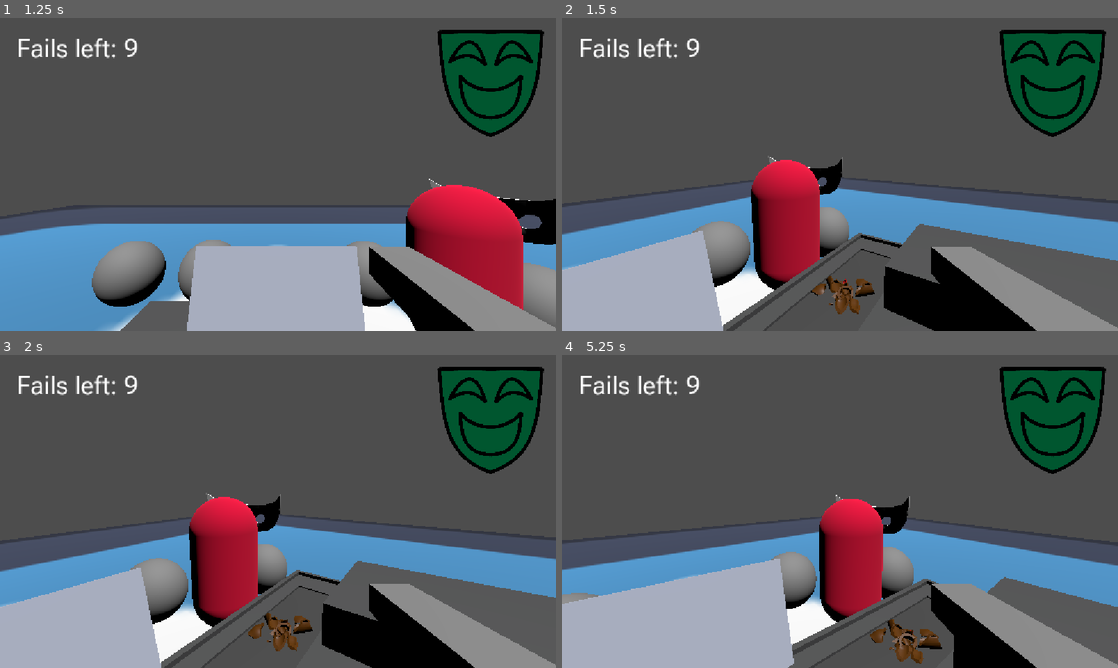
Above: before the commit, frames 1-4 (two rows, left to right).
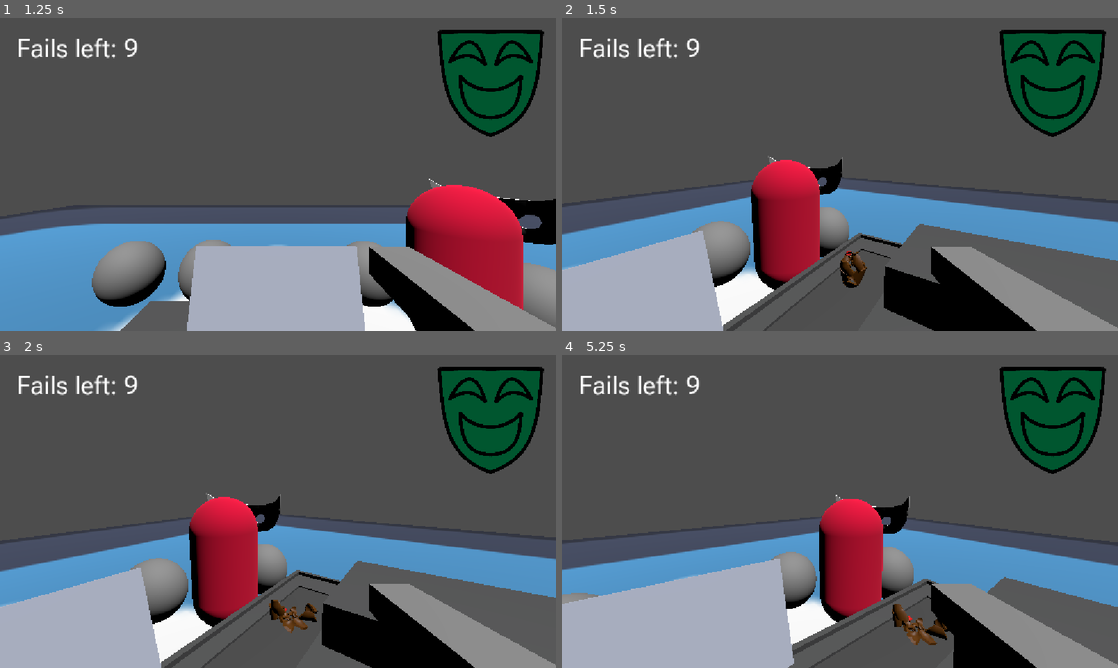
Above: after the commit, the same moments.

Repository: makezig/MaskGame
Game: Godot game, scene res://UI/MainMenu.tscn
Same seed, same stepped clock (60 frames per second), same inputs: the game is played once before the commit and once after it. The engine's default icon, where the game draws it, is replaced by a stand-in: a white triangle on a blue panel in a dark square.
Inputs (mouse positions are in pixels of both pictures, inside the frame that each line leads up to):
- Up to frame 1 (1.25 s): click "Start" at 0.5 s
- Up to frame 2 (1.5 s): tap Enter (ui_accept) at 1.25 s; move the mouse to (867, 174) at 1.27 s; press the mouse at (867, 174) at 1.28 s
- Up to frame 3 (2 s): tap Enter (ui_accept) at 1.52 s
- Up to frame 4 (5.25 s): move the mouse to (812, 511) at 2.02 s; release the mouse at (812, 511) at 2.03 s; tap E (Place) at 2.1, 3.6, 5.1 s; tap Enter (ui_accept) at 2.27, 3.77, 4.25, 4.52, 5 s; move the mouse to (851, 505) at 2.77 s; press the mouse at (851, 505) at 2.78 s; move the mouse to (834, 517) at 3.52 s; release the mouse at (834, 517) at 3.53 s; move the mouse to (878, 514) at 4.27 s; press the mouse at (878, 514) at 4.28 s; move the mouse to (795, 508) at 5.02 s; release the mouse at (795, 508) at 5.03 s

Frame 1 is identical in both runs. In frame 2, 1.0% of the frame differs, in the area x 44-57%, y 74-95%; in frame 3, 0.9%; in frame 4, 1.1%, in the area x 55-70%, y 79-99%.

Commit message:
move area script

Diff:
--- a/mask-game/Scenes/MainLevel.tscn
+++ b/mask-game/Scenes/MainLevel.tscn
@@ -1,8 +1,8 @@
 [gd_scene format=3 uid="uid://bx4gdl8xphuli"]
 
 [ext_resource type="Script" uid="uid://tf7a2weog7fv" path="res://Scenes/MainLevel.gd" id="1_8vsrk"]
-[ext_resource type="PackedScene" path="res://Assets/bottle_pieces_modified.tscn" id="3_c77c4"]
 [ext_resource type="PackedScene" uid="uid://d1suiasio656j" path="res://Scenes/Register_Scene.tscn" id="3_o15vh"]
+[ext_resource type="PackedScene" uid="uid://bhp20jc1btuby" path="res://Assets/bottle_simple_modified.tscn" id="4_o15vh"]
 
 [node name="SceneRoot" type="Node3D" unique_id=612120488 node_paths=PackedStringArray("npc_spawn_point", "item_spawn_point")]
 script = ExtResource("1_8vsrk")
@@ -15,10 +15,10 @@
 [node name="ItemSpawnPoint" type="Node3D" parent="." unique_id=1640993493]
 transform = Transform3D(1, 0, 0, 0, 1, 0, 0, 0, 1, 1.9046297, 0.80581224, -0.88909507)
 
-[node name="BottlePieces" parent="." unique_id=1231257873 instance=ExtResource("3_c77c4")]
-transform = Transform3D(1, 0, 0, 0, 1, 0, 0, 0, 1, 1.3607218, 0.89297104, -0.8807964)
-
 [node name="RegisterNode" parent="." unique_id=152637685 instance=ExtResource("3_o15vh")]
 transform = Transform3D(-3.5, 0, -3.059797e-07, 0, 3.5, 0, 3.059797e-07, 0, -3.5, -0.57808566, 0, -0.9435642)
 
+[node name="BottleSimple" parent="." unique_id=1327773172 groups=["pickable"] instance=ExtResource("4_o15vh")]
+transform = Transform3D(1, 0, 0, 0, 1, 0, 0, 0, 1, 1.5481131, 0.8953427, -0.9221957)
+
 [editable path="RegisterNode"]
--- a/mask-game/Scenes/Register_Scene.tscn
+++ b/mask-game/Scenes/Register_Scene.tscn
@@ -1,6 +1,7 @@
 [gd_scene format=3 uid="uid://d1suiasio656j"]
 
 [ext_resource type="PackedScene" uid="uid://delv4jwkbhml6" path="res://Assets/Register.fbx" id="1_opqah"]
+[ext_resource type="Script" uid="uid://dfragua3lg5co" path="res://Scenes/move_area.gd" id="2_hd7dw"]
 
 [sub_resource type="BoxShape3D" id="BoxShape3D_opqah"]
 size = Vector3(0.07873535, 0.02822876, 0.14007568)
@@ -101,6 +102,7 @@
 shape = SubResource("BoxShape3D_00afn")
 
 [node name="MoveArea" type="Area3D" parent="Register" unique_id=1639244255]
+script = ExtResource("2_hd7dw")
 
 [node name="CollisionShape3D" type="CollisionShape3D" parent="Register/MoveArea" unique_id=802455014]
 transform = Transform3D(1, 0, 0, 0, 1, 0, 0, 0, 1, -0.5283779, 0.2433654, -0.017578125)
@@ -117,3 +119,5 @@
 transform = Transform3D(0.9991944, 0.040131792, 0, -0.040131792, 0.9991944, 0, 0, 0, 1, 0.21868567, 0.21233901, -0.015823364)
 shape = SubResource("BoxShape3D_pldlo")
 debug_color = Color(0, 0.6, 0.0627451, 0.41960785)
+
+[connection signal="body_entered" from="Register/MoveArea" to="Register/MoveArea" method="_on_body_entered"]
--- /dev/null
+++ b/mask-game/Scenes/move_area.gd
@@ -0,0 +1,22 @@
+extends Area3D
+
+var body_to_move: Node3D = null
+
+# Called when the node enters the scene tree for the first time.
+func _ready() -> void:
+	pass # Replace with function body.
+
+
+# Called every frame. 'delta' is the elapsed time since the previous frame.
+func _process(delta: float) -> void:
+	pass
+
+
+func _on_body_entered(body: Node3D) -> void:
+	if body.is_in_group("Pickable"):
+		body_to_move = body
+		print("Object on the belt")
+
+func _physics_process(delta: float) -> void:
+	if body_to_move:
+		body_to_move.position.x += 100 * delta
--- a/mask-game/project.godot
+++ b/mask-game/project.godot
@@ -19,6 +19,10 @@
 
 window/stretch/mode="canvas_items"
 window/stretch/aspect="expand"
+
+[global_group]
+
+pickable=""
 
 [gui]
 
Not shown, added: mask-game/Scenes/move_area.gd.uid
